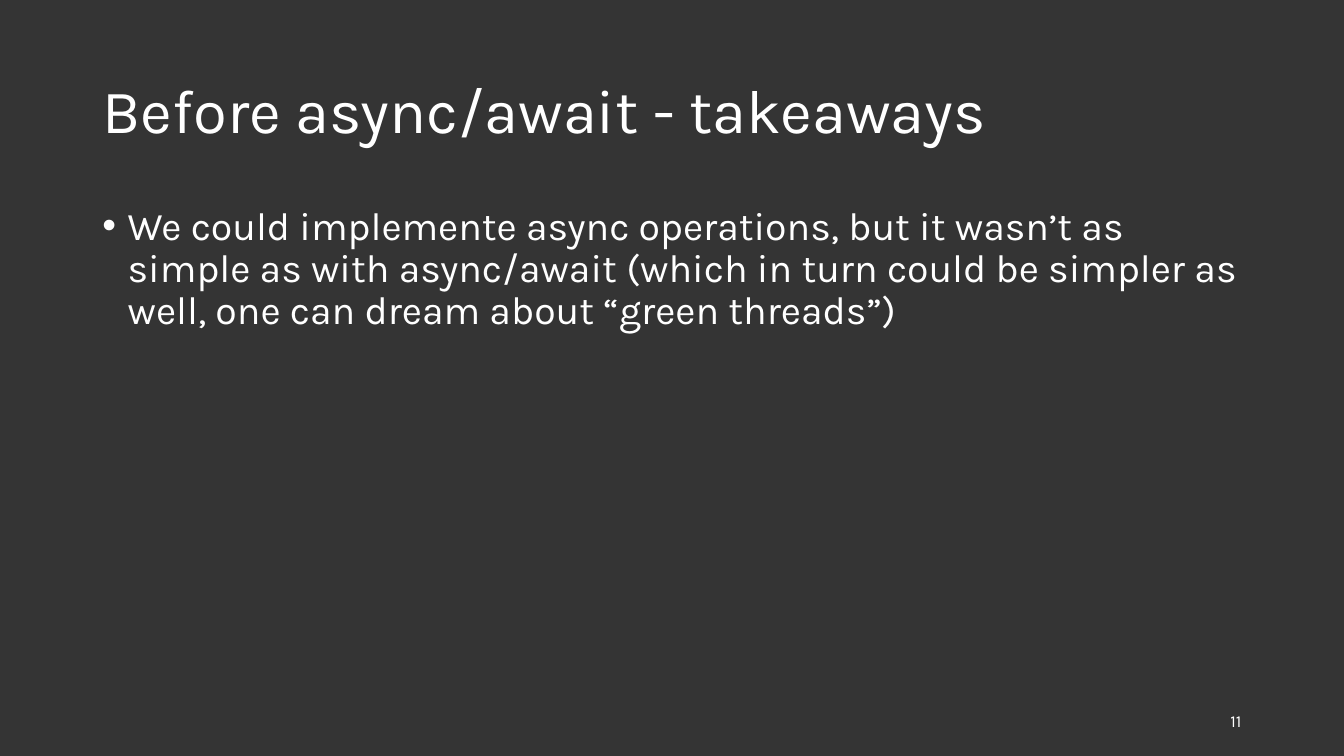
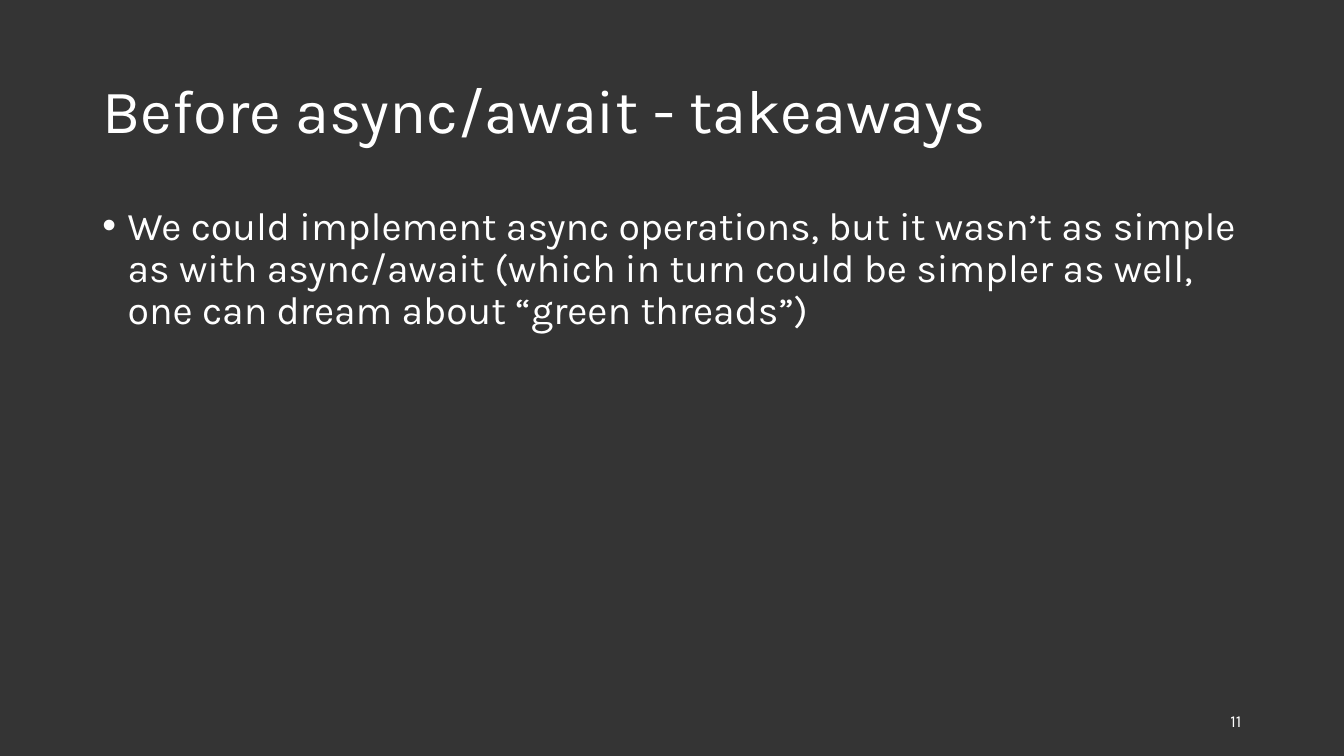
Before and after one commit to joaofbantunes/AsyncAllTheThings, a slide deck: slide 11 of presentation/async-all-the-things.pptx. Drawn at 1344x756 pixels with LibreOffice and Linux fonts; fonts in the diff are those of the drawing. Boxes give left, top, right and bottom in pixels: in the first picture for what was removed or moved away, otherwise in the second. Text is boxed around its words. In the diff, an @@ line names an element or a change of style, - is before the commit and + after.

```diff
--- a/presentation/async-all-the-things.pptx
+++ b/presentation/async-all-the-things.pptx
@@ text at <box>128,213,1236,334</box>: text changed @@
-• We could implemente async operations, but it wasn’t as simple as with async/await (which in turn could be simpler as well, one can dream about “green threads”)
+• We could implement async operations, but it wasn’t as simple as with async/await (which in turn could be simpler as well, one can dream about “green threads”)
```
Also in this commit, not shown: 13 other files.
